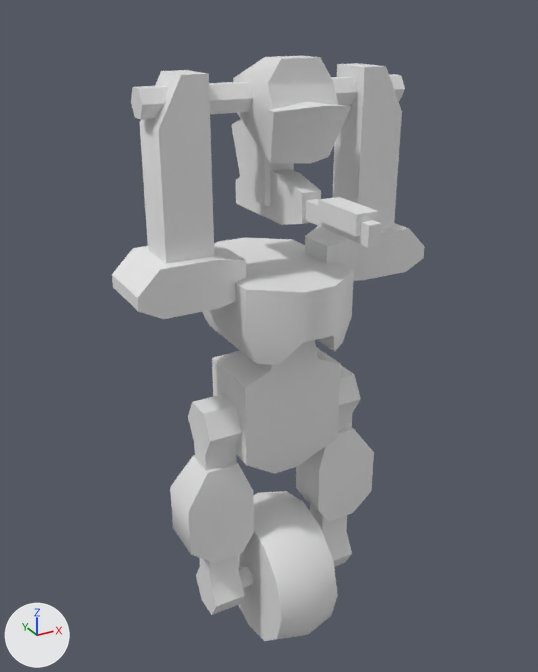
Before and after pictures for a commit that changed the FBX model Assets/_Project/Art/Models/Unit/unit_Infantry_Light_B_yup.fbx.
Both versions are drawn from a camera (50 mm lens) standing at (-1.23, -2.19, 2.46) and looking at (-0.05, -0.05, 1.39). Arrows for +X, +Y and +Z are at lower left; the lights stay in place. The first picture is the older version. Where no turn or scale is listed for an object, it has been applied to the vertices.

In view in the first picture: 'unit_Infantry_Light_B_Gun_yup', 'unit_Infantry_Light_B_Torso_yup', 'unit_Infantry_Light_B_Upper_yup', 'unit_Infantry_Light_B_Wheel_yup'.
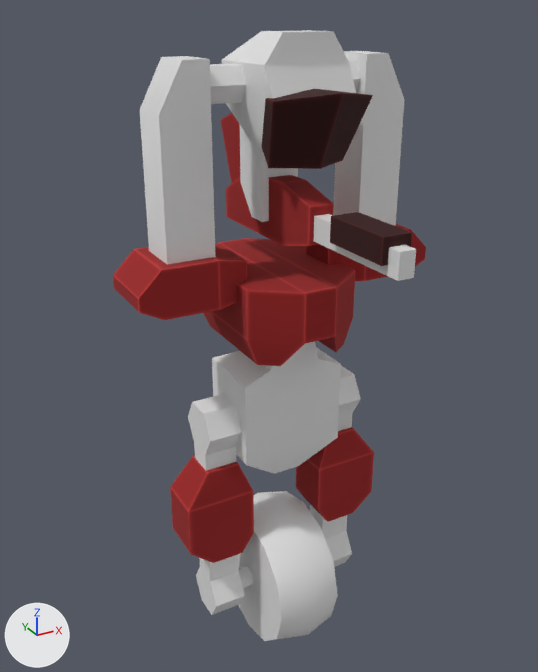
The newer file is also rescaled (x0.791) as a whole; pictures and numbers use the older file's frame.

Where the change shows, as pixel boxes [x1, y1, x2, y2] in the pictures (538 x 672 px; the box of a moved part takes in the faces that stretch with it):
'unit_Infantry_Light_B_Upper_yup', reshaped, recoloured
    before: [112, 63, 425, 365]
    after: [113, 51, 426, 366]
'unit_Infantry_Light_B_Gun_yup', reshaped, recoloured
    before: [131, 56, 405, 247]
    after: [210, 30, 416, 281]
part 1 of me_mesh_001, moved or reshaped
    before: [140, 70, 210, 130]
    after: [140, 56, 211, 116]
part 2 of me_mesh_001, moved or reshaped
    before: [337, 63, 402, 115]
    after: [344, 51, 404, 102]
part 3 of me_mesh_001, recoloured (white to red)
    both: [113, 224, 425, 365]
part 4 of me_mesh_002, moved or reshaped
    before: [131, 74, 405, 119]
    after: [210, 60, 361, 104]
part 5 of me_mesh_002, moved or reshaped
    before: [233, 56, 339, 164]
    after: [222, 30, 356, 169]
part 6 of me_mesh_002, moved or reshaped
    before: [265, 101, 351, 163]
    after: [261, 89, 373, 169]
part 7 of me_mesh_002, moved or reshaped
    before: [232, 119, 248, 176]
    after: [221, 113, 240, 184]
part 8 of me_mesh_002, moved or reshaped
    before: [318, 197, 379, 236]
    after: [330, 212, 412, 266]
part 9 of me_mesh_002, moved or reshaped
    before: [305, 199, 382, 247]
    after: [313, 214, 416, 281]
part 10 of me_mesh_002, moved or reshaped
    before: [247, 129, 294, 206]
    after: [240, 125, 298, 222]
part 11 of me_mesh_002, moved or reshaped
    before: [236, 169, 321, 225]
    after: [226, 175, 334, 246]
part 12 of me_mesh_002, recoloured
    before: [232, 101, 351, 225]
    after: [221, 89, 373, 246]
part 13 of me_mesh_002, recoloured
    before: [318, 197, 379, 236]
    after: [330, 212, 412, 266]
part 14 of me_mesh, recoloured (white to red)
    both: [170, 455, 254, 563]
part 15 of me_mesh, recoloured (white to red)
    both: [296, 427, 374, 522]

What changed in the scene script:
```text
Add mat_actorcolor:
    mat_actorcolor = principled_material('ActorColor')
    mat_actorcolor.texture = img_txtr_canopus_iii_set01_red_diff_png
    mat_actorcolor.roughness = 1.0
Change me_mesh_001:
    remove me_mesh_001.from_pydata(...)  # 80 vertices, 68 faces; spans x -0.556..0.556, y -0.296..0.346, z -0.067..0.857
    add me_mesh_001.from_pydata(...)  # 80 vertices, 68 faces; spans x -0.556..0.556, y -0.305..0.338, z -0.068..0.897
    me_mesh_001 part 1: all 8 vertices in x -0.442..-0.277, y -0.096..0.065, z 0.708..0.857 are moved by (0.0, -0.009, 0.041)
    me_mesh_001 part 2: all 8 vertices in x 0.277..0.442, y -0.096..0.065, z 0.708..0.857 are moved by (0.0, -0.009, 0.041)
    me_mesh_001 part 3: all 50 faces centred in x -0.556..0.556, y -0.296..0.346, z -0.067..0.303 switch from no material to mat_actorcolor (picture img_txtr_canopus_iii_set01_red_diff_png)
    other edits to the shape of me_mesh_001 do not show in these pictures
    add me_mesh_001.materials.append(mat_actormaterial)  # white #e7e7e7
Change me_mesh_002:
    remove me_mesh_002.from_pydata(...)  # 93 vertices, 150 faces; spans x -0.474..0.474, y -0.555..0.29, z -0.401..0.118
    add me_mesh_002.from_pydata(...)  # 93 vertices, 150 faces; spans x -0.346..0.346, y -0.702..0.366, z -0.465..0.191
    me_mesh_002 part 4: the loose piece of 12 vertices spanning x -0.474..0.474, y -0.05..0.05, z -0.043..0.043 is scaled about its middle by (0.729, 1.26, 1.26), then moved by (0.0, -0.001, 0.042)
    me_mesh_002 part 5: the loose piece of 16 vertices spanning x -0.115..0.115, y -0.201..0.084, z -0.191..0.118 is scaled about its middle by 1.26, then moved by (0.0, -0.017, 0.033)
    me_mesh_002 part 6: the loose piece of 13 vertices spanning x -0.136..0.136, y -0.293..-0.11, z -0.184..-0.004 is scaled about its middle by 1.26, then moved by (0.0, -0.054, 0.018)
    me_mesh_002 part 7: the loose piece of 8 vertices spanning x -0.025..0.025, y 0.106..0.29, z -0.343..-0.088 is scaled about its middle by 1.26, then moved by (0.0, 0.051, -0.015)
    me_mesh_002 part 8: the loose piece of 8 vertices spanning x -0.038..0.038, y -0.517..-0.317, z -0.333..-0.27 is scaled about its middle by 1.26, then moved by (0.0, -0.111, -0.037)
    me_mesh_002 part 9: the loose piece of 8 vertices spanning x -0.021..0.021, y -0.555..-0.201, z -0.358..-0.294 is scaled about its middle by 1.26, then moved by (0.0, -0.101, -0.044)
    me_mesh_002 part 10: the loose piece of 12 vertices spanning x -0.054..0.054, y -0.014..0.11, z -0.353..-0.015 is scaled about its middle by 1.26, then moved by (0.0, 0.011, -0.006)
    me_mesh_002 part 11: 16 of 93 vertices moved; they spanned x -0.034..0.034, y -0.22..0.246, z -0.401..-0.237 and now span x -0.043..0.043, y -0.279..0.31, z -0.465..-0.257; mean shift (0.0, 0.001, -0.045); largest move (-0.034, 0.246, -0.401) -> (-0.043, 0.31, -0.465)
    me_mesh_002 part 12: 62 of the faces centred in x -0.122..0.122, y -0.24..0.264, z -0.401..-0.01 switch from no material to mat_actorcolor (picture img_txtr_canopus_iii_set01_red_diff_png)
    me_mesh_002 part 13: 12 of the faces centred in x -0.038..0.038, y -0.517..-0.317, z -0.333..-0.27 switch from no material to mat_actorcolor (picture img_txtr_canopus_iii_set01_red_diff_png)
    add me_mesh_002.materials.append(mat_actormaterial)  # white #e7e7e7
Change me_mesh:
    where me_mesh.from_pydata(...)  # 100 vertices, 170 faces; spans x -0.414..0.414, y -0.137..0.137, z 0.223..1.486
    me_mesh part 14: 28 of the faces centred in x -0.414..-0.147, y -0.093..0.084, z 0.516..0.912 switch from no material to mat_actorcolor (picture img_txtr_canopus_iii_set01_red_diff_png)
    me_mesh part 15: 28 of the faces centred in x 0.147..0.414, y -0.093..0.084, z 0.516..0.912 switch from no material to mat_actorcolor (picture img_txtr_canopus_iii_set01_red_diff_png)
    add me_mesh.materials.append(mat_actormaterial)  # white #e7e7e7
```
